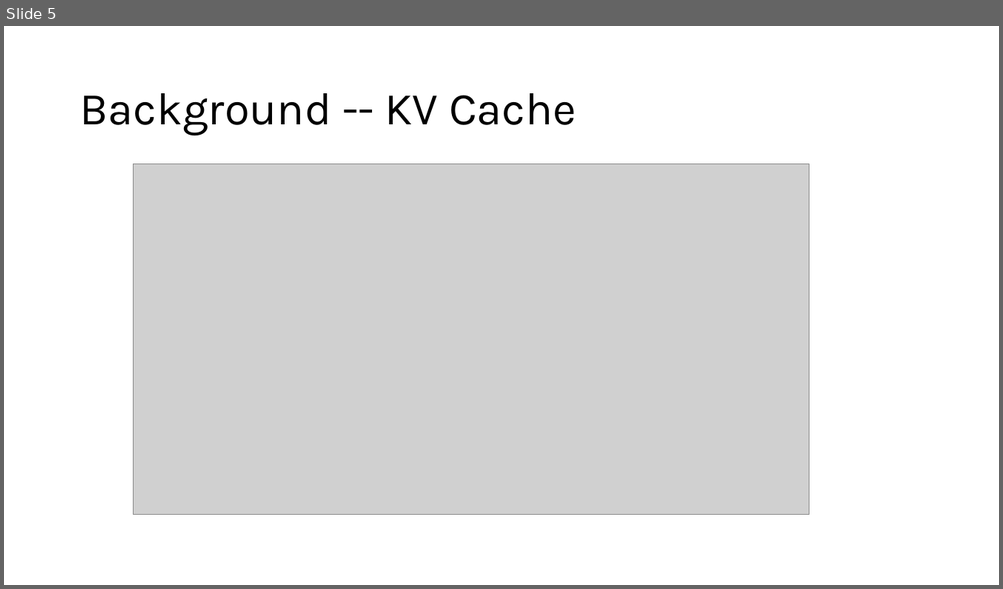
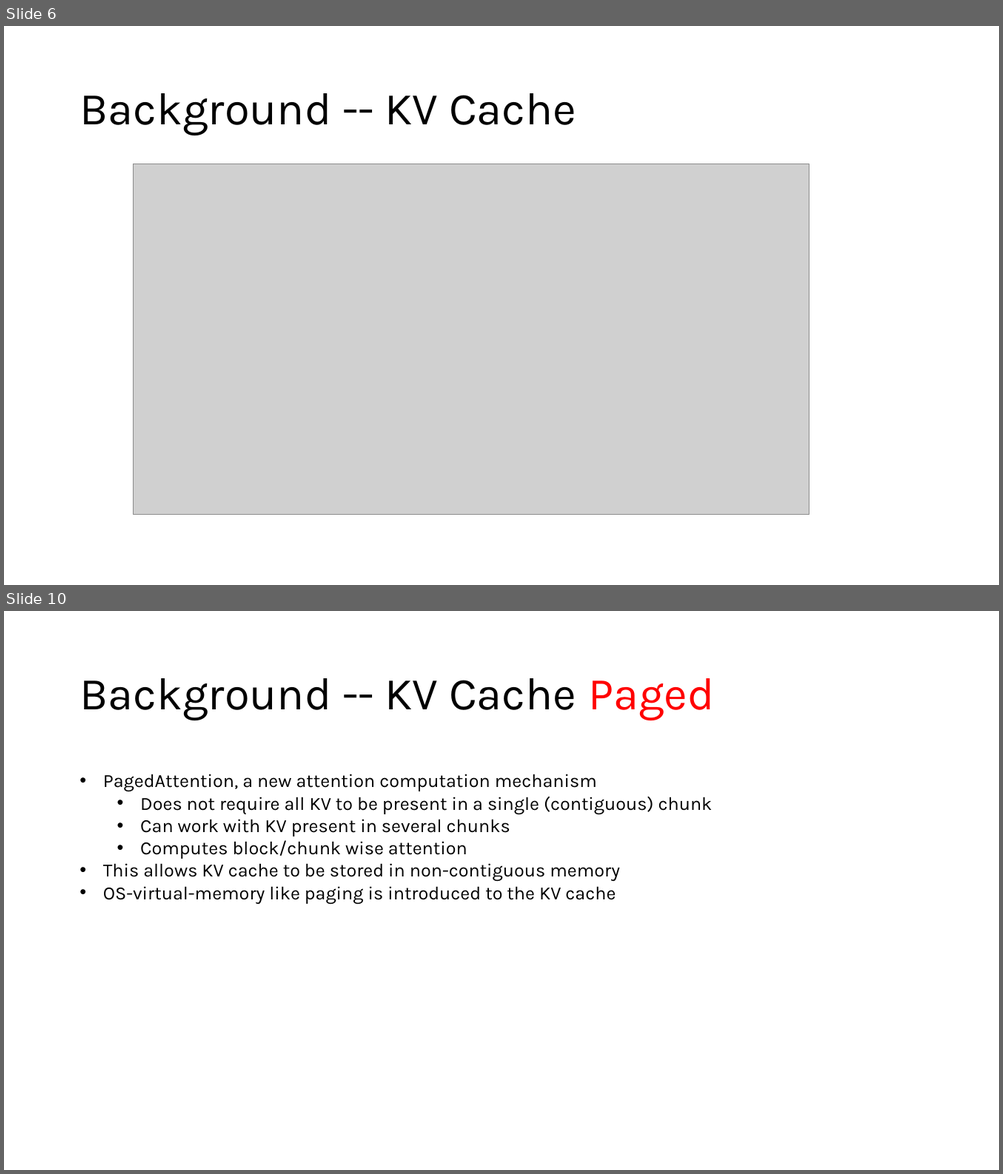
Before and after one commit to HaseebLUMS/Onyx-Presentation, a slide deck: DiffKV MLSys Seminar.pptx. Shown one above the other, each under a label of ours: slide 5 before the commit, slides 6 and 10 after it; the slides between them are not shown. The pictures are 1003x589 and 1003x1174 pixels, drawn with LibreOffice and Linux fonts; fonts in the diff are those of the drawing; grey boxes stand for pictures. Boxes give left, top, right and bottom in pixels: in the first picture for what was removed or moved away, otherwise in the second. Text is boxed around its words. In the diff, an @@ line names an element or a change of style, - is before the commit and + after.

```diff
--- a/DiffKV MLSys Seminar.pptx
+++ b/DiffKV MLSys Seminar.pptx
@@ slide 10 added at (x1=4, y1=611, x2=999, y2=1170), background #FFFFFF @@
@@ title added at (x1=79, y1=678, x2=714, y2=721), 44 pt, text #000000 @@
+Background -- KV Cache Paged
@@ text added at (x1=103, y1=774, x2=712, y2=904), 18 pt, text #000000 @@
+• PagedAttention, a new attention computation mechanism
+  • Does not require all KV to be present in a single (contiguous) chunk
+  • Can work with KV present in several chunks
+  • Computes block/chunk wise attention
+• This allows KV cache to be stored in non-contiguous memory
+• OS-virtual-memory like paging is introduced to the KV cache
@@ what was slide 5 is now slide 6 @@
```
Also in this commit, not shown: 3 slides changed, 7 other slides added.
